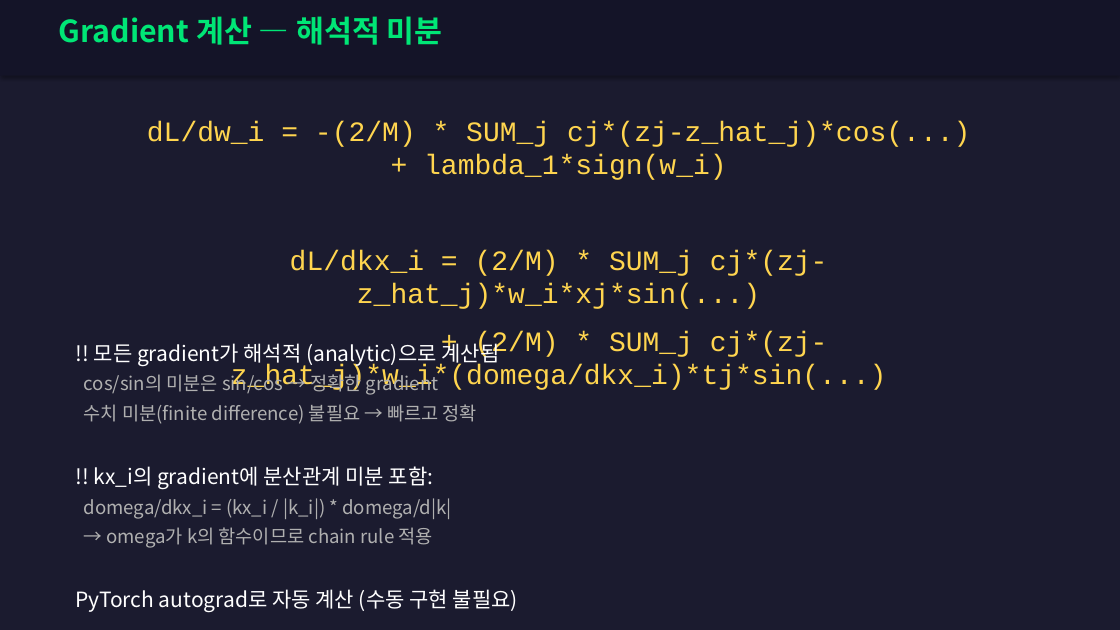
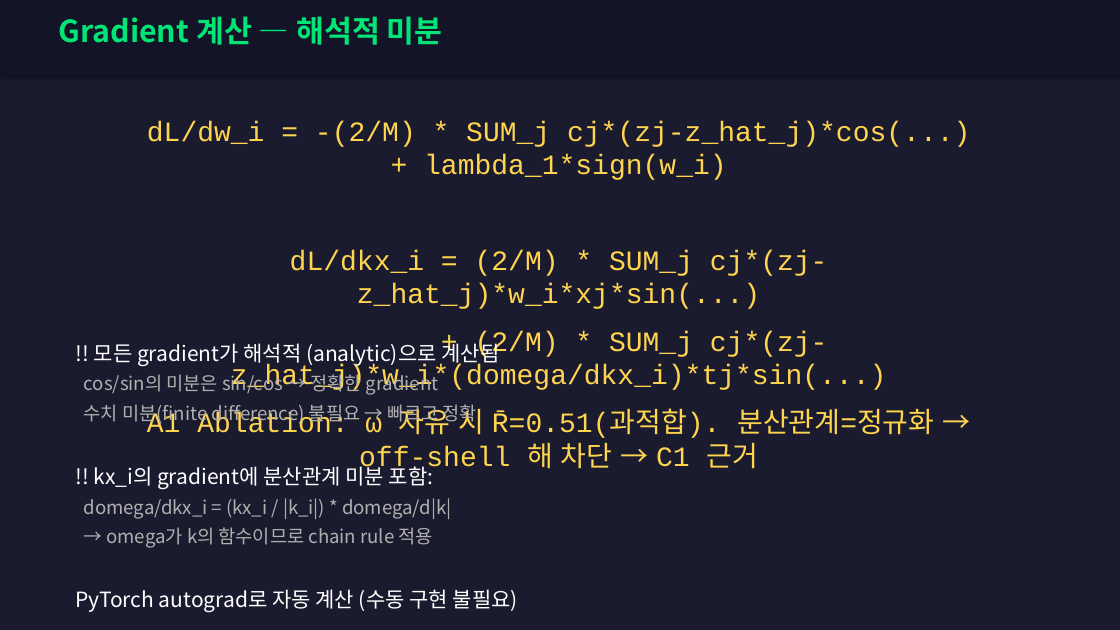
Before and after one commit to SAEYONGPARK94/wavesplat, a slide deck: slide 58 of wavesplat/docs/WaveSplat_Algorithm_Guide.pptx. Drawn at 1120x630 pixels with LibreOffice and Linux fonts; fonts in the diff are those of the drawing. Boxes give left, top, right and bottom in pixels: in the first picture for what was removed or moved away, otherwise in the second. Text is boxed around its words. In the diff, an @@ line names an element or a change of style, - is before the commit and + after.

```diff
--- a/wavesplat/docs/WaveSplat_Algorithm_Guide.pptx
+++ b/wavesplat/docs/WaveSplat_Algorithm_Guide.pptx
@@ text at (147,404,934,474): paragraph added @@
+A1 Ablation: ω 자유 시 R̄=0.51(과적합). 분산관계=정규화 → off-shell 해 차단 → C1 근거
```
Also in this commit, not shown: 6 other slides changed, 1 other file.
